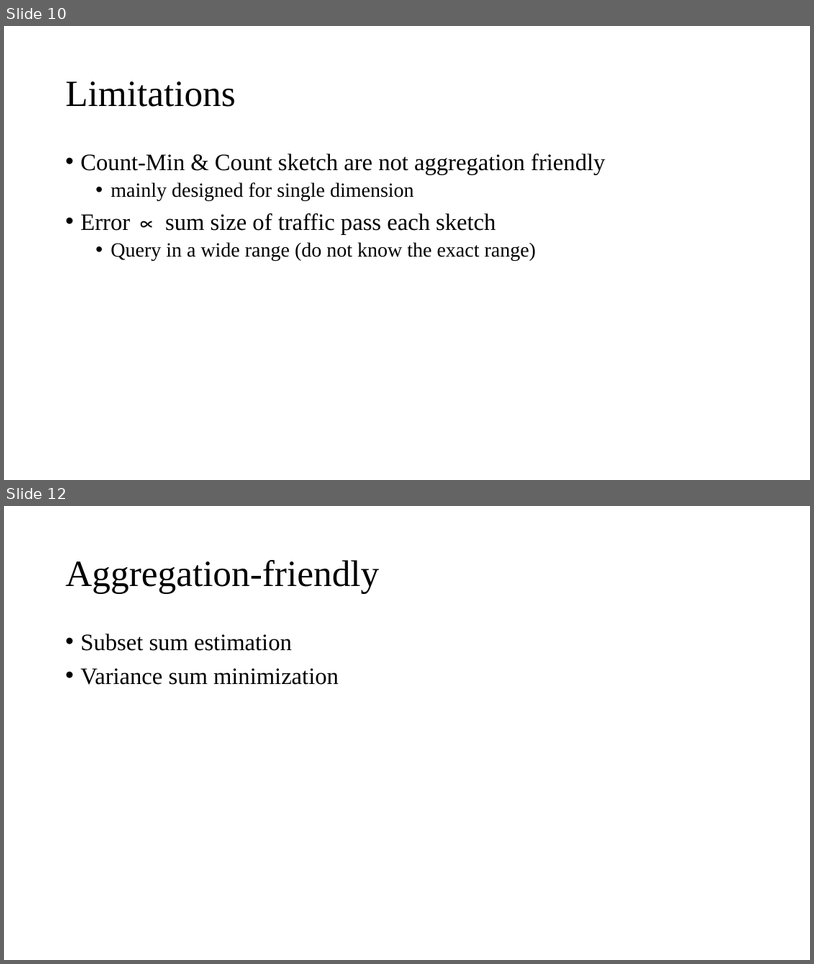
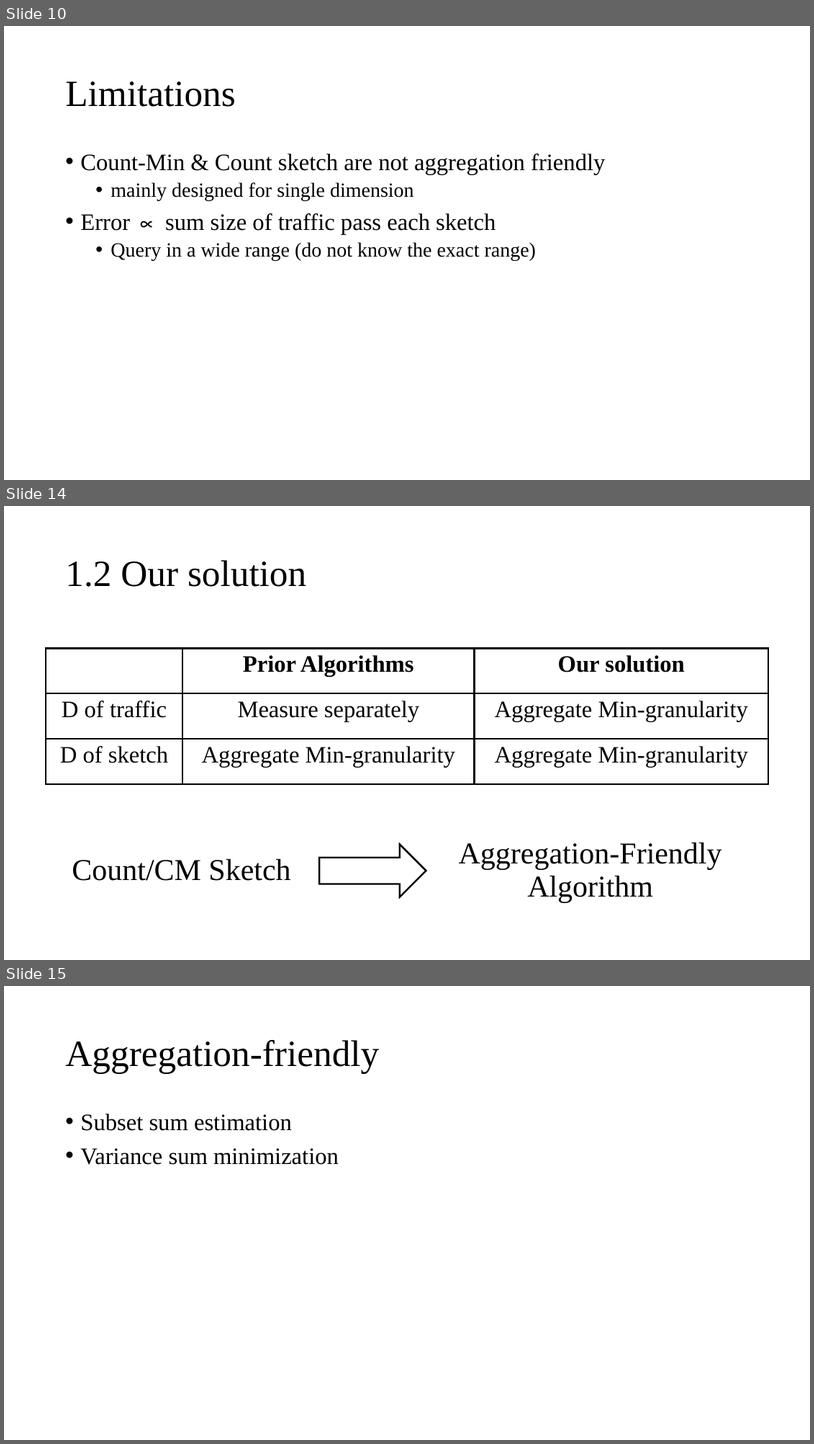
Before and after one commit to Lipox/Dimension, a slide deck: dimensions.pptx. Shown one above the other, each under a label of ours: slides 10 and 12 before the commit, slides 10, 14 and 15 after it; the slides between them are not shown. The pictures are 814x964 and 814x1444 pixels, drawn with LibreOffice and Linux fonts; fonts in the diff are those of the drawing. Boxes give left, top, right and bottom in pixels: in the first picture for what was removed or moved away, otherwise in the second. Text is boxed around its words. In the diff, an @@ line names an element or a change of style, - is before the commit and + after.

```diff
--- a/dimensions.pptx
+++ b/dimensions.pptx
@@ slide 14 added at (4,506,810,960), background #FFFFFF @@
@@ title added at (65,560,306,587), 44 pt, text #000000 @@
+1.2 Our solution
@@ table added at (46,648,769,784), 3 rows, 3 columns @@
+ | Prior Algorithms | Our solution
+D of traffic | Measure separately | Aggregate Min-granularity
+D of sketch | Aggregate Min-granularity | Aggregate Min-granularity
@@ right arrow added at (320,844,427,897), outline #000000 2 pt @@
@@ text added at (459,842,723,902), 36 pt, text #000000 @@
+Aggregation-Friendly Algorithm
@@ text added at (72,859,291,880), 36 pt, text #000000 @@
+Count/CM Sketch
@@ what was slide 12 is now slide 15 @@
```
Also in this commit, not shown: 2 slides changed, 3 other slides added.
